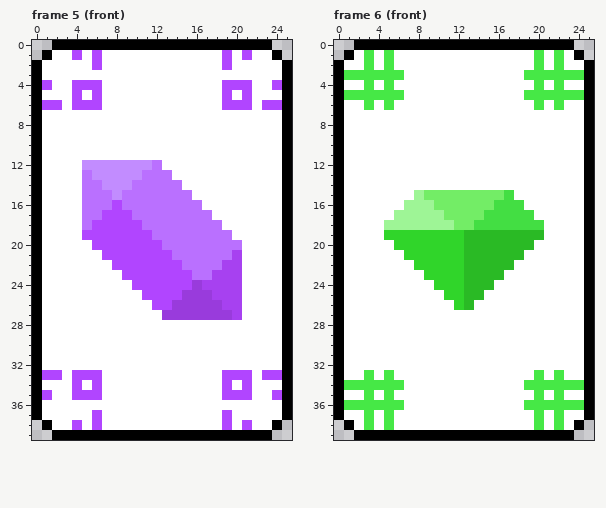
One commit to this pixel-art file: resource_original/art/step_flipflip/step_flipflip_card.aseprite. Above: the version before the commit.
26x40 pixels, 6 frames. Shown: frame 5 (front), frame 6 (front). The commit also changed other frames, which this record leaves out.
The result:
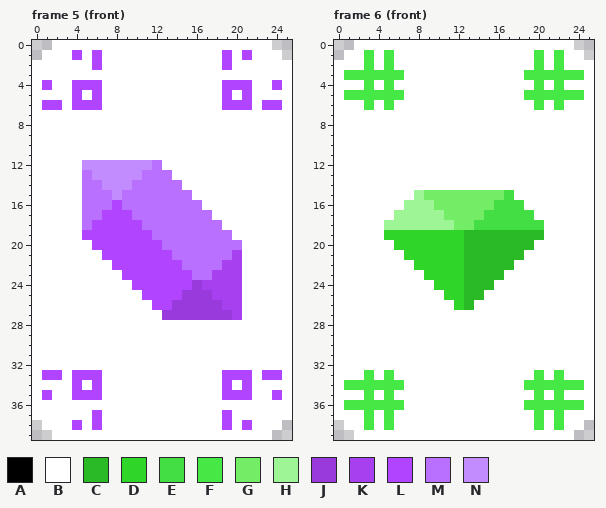
Palette (. is transparent): A #000000  B #ffffff  C #2aba25  D #30d52a  E #43de43  F #46e846  G #73ed66  H #9ef596  J #993bdc  K #a741f0  L #b145ff  M #ba70ff  N #c28cff
Edits made:
Changed rows in their new state; - is an unchanged pixel.
Frame 5 (front), layer "BG":
first column x 0:
 0 --BBBBBBBBBBBBBBBBBBBBBB--
 1 -B----------------------B-
 2 B------------------------B
 3 B------------------------B
 4 B------------------------B
 5 B------------------------B
 6 B------------------------B
 7 B------------------------B
 8 B------------------------B
 9 B------------------------B
10 B------------------------B
11 B------------------------B
12 B------------------------B
13 B------------------------B
14 B------------------------B
15 B------------------------B
16 B------------------------B
17 B------------------------B
18 B------------------------B
19 B------------------------B
20 B------------------------B
21 B------------------------B
22 B------------------------B
23 B------------------------B
24 B------------------------B
25 B------------------------B
26 B------------------------B
27 B------------------------B
28 B------------------------B
29 B------------------------B
30 B------------------------B
31 B------------------------B
32 B------------------------B
33 B------------------------B
34 B------------------------B
35 B------------------------B
36 B------------------------B
37 B------------------------B
38 -B----------------------B-
39 --BBBBBBBBBBBBBBBBBBBBBB--
Frame 6 (front), layer "BG": the same change as frame 5 (front)
